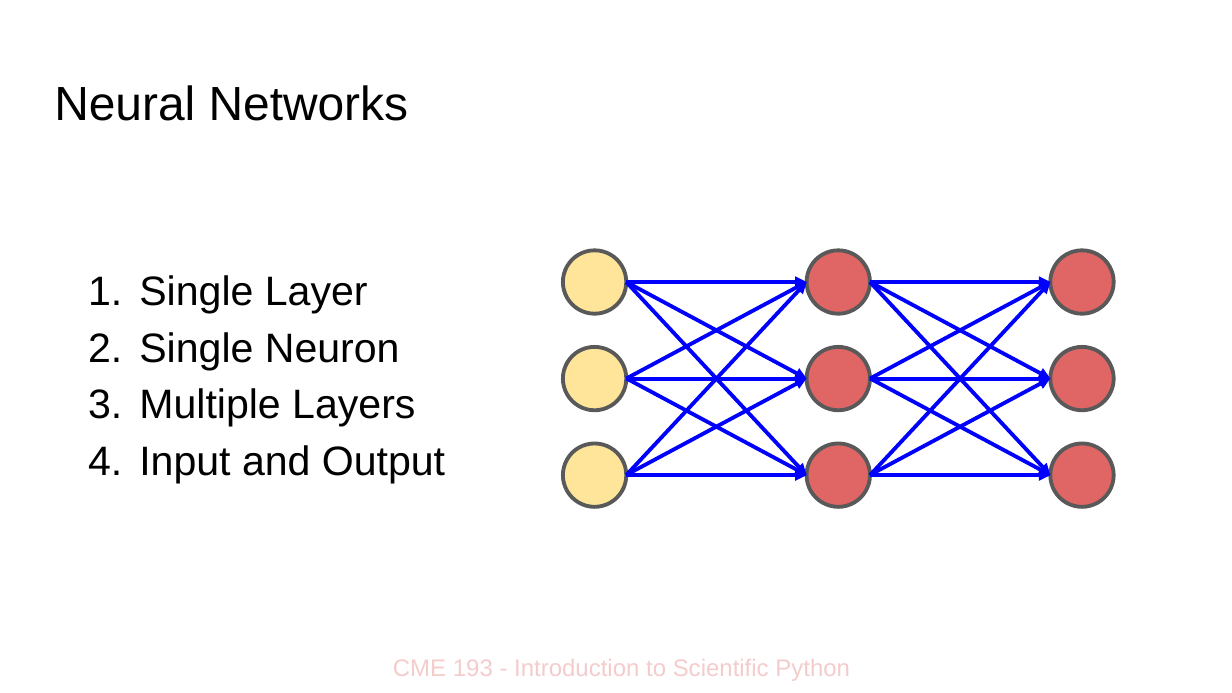
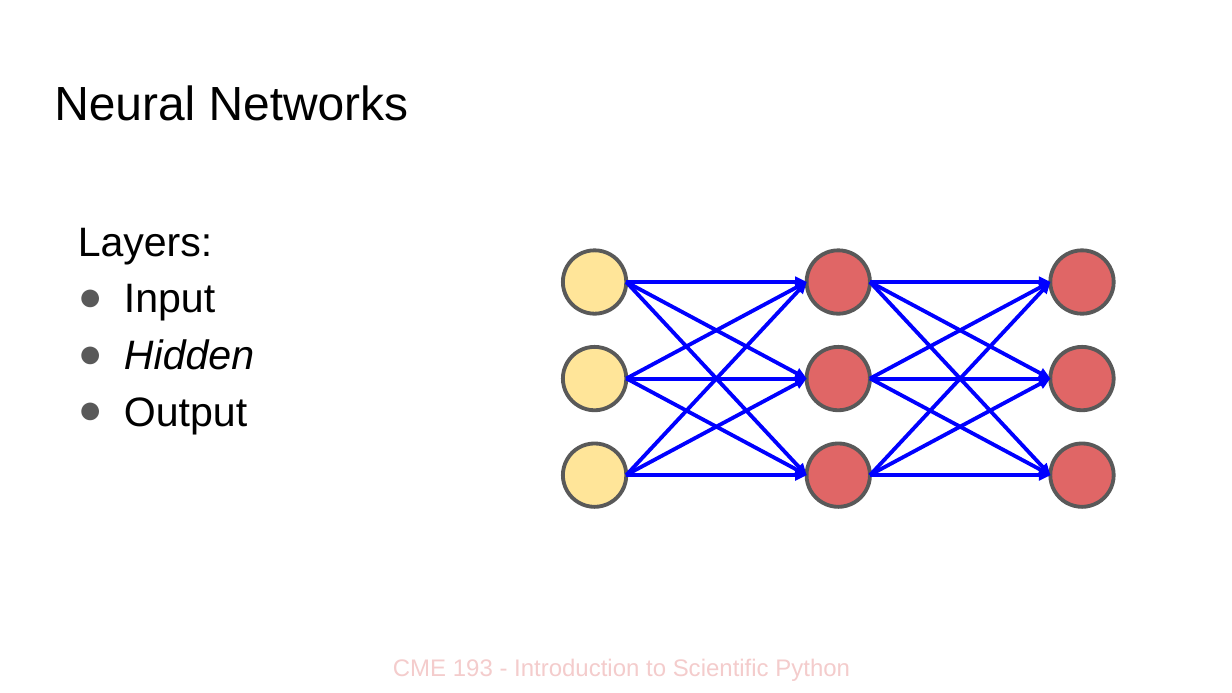
Before and after one commit to lreeder7/CME193_lectures, a slide deck: slide 4 of lectures/CME193 Neural Networks Intro copy.pptx (slide 1 before the commit). Drawn at 1232x693 pixels with LibreOffice and Linux fonts; fonts in the diff are those of the drawing. Boxes give left, top, right and bottom in pixels: in the first picture for what was removed or moved away, otherwise in the second. Text is boxed around its words. In the diff, an @@ line names an element or a change of style, - is before the commit and + after.

```diff
--- a/lectures/CME193 Neural Networks Intro copy.pptx
+++ b/lectures/CME193 Neural Networks Intro copy.pptx
@@ text at (x1=78, y1=227, x2=254, y2=434): text changed @@
-1. Single Layer
-2. Single Neuron
-3. Multiple Layers
-4. Input and Output
+Layers:
+● Input
+● Hidden
+● Output
```
Also in this commit, not shown: 13 other slides changed, 9 slides added.
